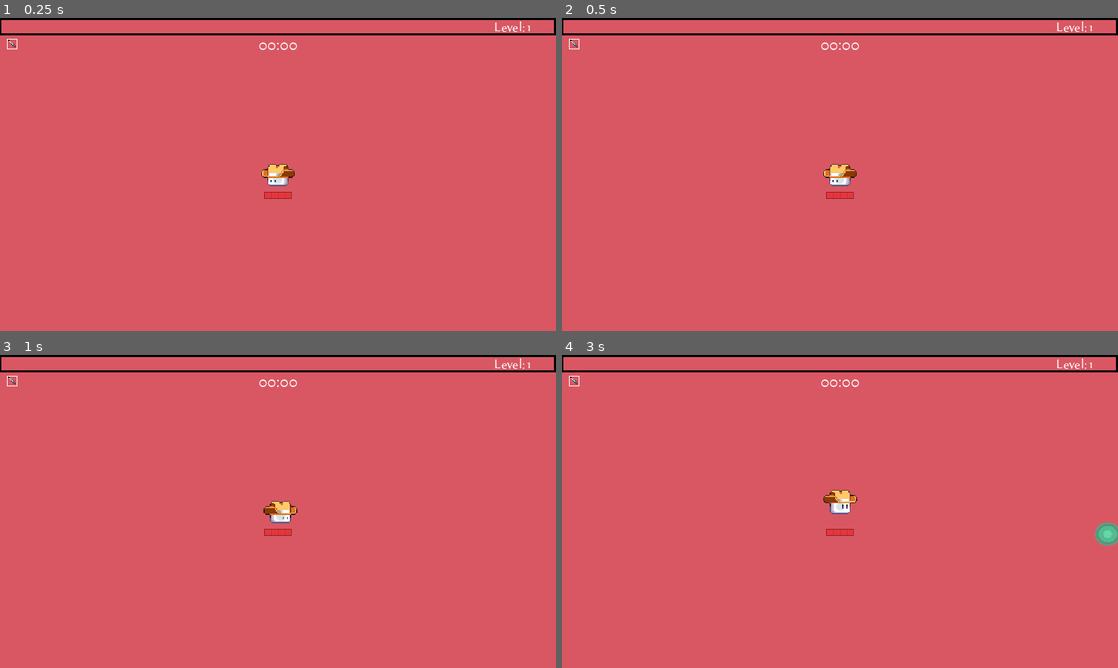
Above: before the commit, frames 1-4 (two rows, left to right).
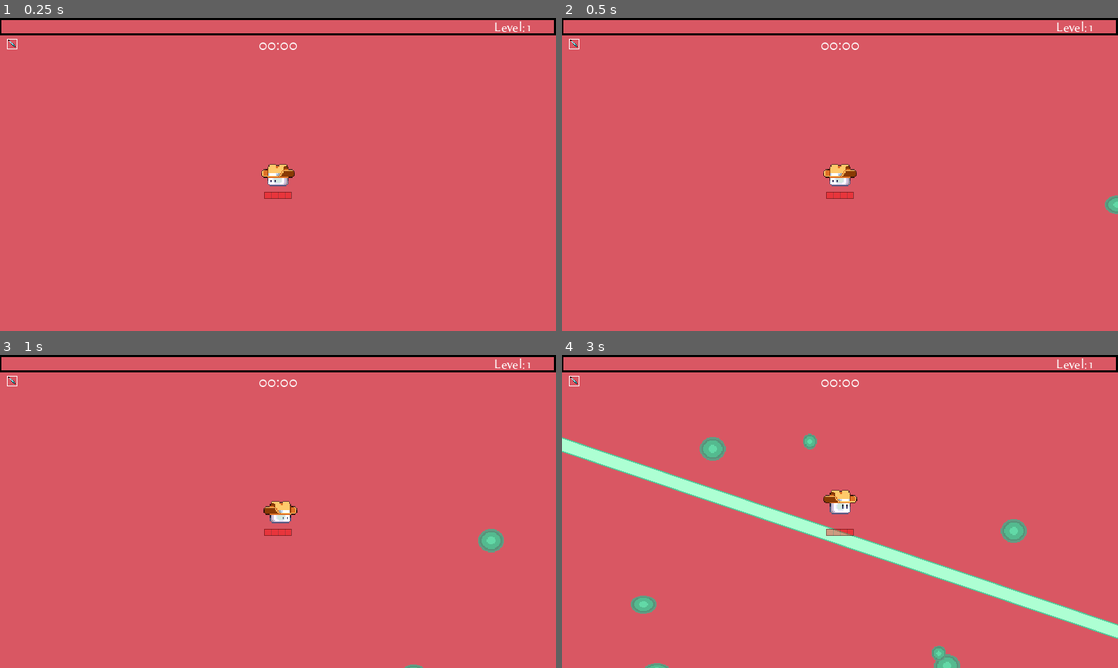
Above: after the commit, the same moments.

Repository: Magnus-Mage/GMTK-2024-Rythm
Game: Godot game, scene res://World2/test_level.tscn
Same seed, same stepped clock (60 frames per second), same inputs: the game is played once before the commit and once after it. This scene is started directly instead of the project's main scene. Sound files missing from this copy of the repository are replaced by a short silence.
Inputs (mouse positions are in pixels of both pictures, inside the frame that each line leads up to):
- Up to frame 1 (0.25 s): no input
- Up to frame 2 (0.5 s): no input
- Up to frame 3 (1 s): tap Enter at 0.5 s; move the mouse to (400, 495) at 0.52 s; press the mouse at (400, 495) at 0.53 s; hold D (right) from 0.53 s (still down)
- Up to frame 4 (3 s): move the mouse to (728, 527) at 1.27 s; release D (right) at 1.28 s; release the mouse at (728, 527) at 1.28 s; hold S (down) 1.28-2.03 s; click (728, 527) at 1.35 s; move the mouse to (895, 442) at 2.02 s; press the mouse at (895, 442) at 2.03 s; hold D (right) 2.03-2.78 s; move the mouse to (812, 574) at 2.77 s; release the mouse at (812, 574) at 2.78 s; hold W (up) from 2.78 s (still down); click (812, 574) at 2.85 s

Frame 1 is identical in both runs. In frame 2, 0.1% of the frame differs, in the area x 97-100%, y 56-63%; in frame 3, 0.3%; in frame 4, 6.2%, in the area x 0-100%, y 25-100%.

Commit message:
Enemy2 upscales when Player levels up

Diff:
--- a/Enemy2/components/enemy.gd
+++ b/Enemy2/components/enemy.gd
@@ -13,19 +13,19 @@
 	Setting "target" variable to null.
 '''
 
-@export_category("External")
-@export var target: Node2D
-
 @export_group("Properties")
 @export var _health := 100
 @export var _speed := 100
 @export var _range: float = 250
 
 @export_group("Nodes")
+@export var _sprite_2d: Sprite2D
 @export var _nav_agent_2d: NavigationAgent2D
 @export var _animation_player: AnimationPlayer
 
 const DECELERATION := 0.2
+
+var _player: MainPlayer
 
 var _direction: Vector2
 var _velocity := Vector2.ZERO
@@ -33,11 +33,14 @@
 
 
 func _ready() -> void:
+	_player = MainPlayer.current
+	_player.connect("level_up", _on_player_level_up)
+
 	connect("body_entered", _on_body_entered)
 	_state_func = _move_to_target
 
 func _physics_process(delta: float) -> void:
-	if not target: return
+	if not _player: return
 
 	_direction = Vector2.ZERO
 	_seek_target()
@@ -58,16 +61,19 @@
 
 func _seek_target() -> void:
 	await get_tree().physics_frame
-	_nav_agent_2d.target_position = target.global_position
+	_nav_agent_2d.target_position = _player.global_position
 
 func _decelerate() -> void:
 	_velocity = _velocity.slerp(Vector2.ZERO, DECELERATION)
 
+func _apply_scaling():
+	 #Adjust the size and hitbox proportionally to the player's level
+	var scale_factor = _sprite_2d.scale.x + (_player.experience_level - 1) * 0.2  # Adjust the multiplier as needed
+	_sprite_2d.scale = Vector2(scale_factor, scale_factor)
+
 # STATE FUNCTIONS
 # Override to give unique abilities
 func _move_to_target() -> void:
-	if not target: return
-
 	if _nav_agent_2d.distance_to_target() > _range:
 		_direction = global_position.direction_to(_nav_agent_2d.get_next_path_position())
 		_velocity = _direction * _speed
@@ -82,6 +88,9 @@
 		_state_func = _move_to_target
 
 # SIGNAL HANDLERS
+func _on_player_level_up(_new_level: int) -> void:
+	_apply_scaling()
+
 func _on_body_entered(body: Node2D) -> void: pass
 	#TODO:
 	# if body is Player / or / if body body.is_in_group("Player")
--- a/Enemy2/laser_enemy.tscn
+++ b/Enemy2/laser_enemy.tscn
@@ -61,10 +61,11 @@
 "RESET": SubResource("Animation_qoh6g")
 }
 
-[node name="LaserEnemy" type="Area2D" node_paths=PackedStringArray("_nav_agent_2d", "_animation_player")]
+[node name="LaserEnemy" type="Area2D" node_paths=PackedStringArray("_sprite_2d", "_nav_agent_2d", "_animation_player")]
 script = ExtResource("1_ahhk3")
 _laser_beam_scene = ExtResource("2_wqi0o")
 _range = 300.0
+_sprite_2d = NodePath("Sprite2D")
 _nav_agent_2d = NodePath("NavigationAgent2D")
 _animation_player = NodePath("AnimationPlayer")
 
--- a/Enemy2/melee_enemy.gd
+++ b/Enemy2/melee_enemy.gd
@@ -9,7 +9,7 @@
 
 
 func _physics_process(delta: float) -> void:
-	if not target: return
+	if not _player: return
 
 	_direction = Vector2.ZERO
 	_seek_target()
--- a/Enemy2/melee_enemy.tscn
+++ b/Enemy2/melee_enemy.tscn
@@ -60,8 +60,9 @@
 "RESET": SubResource("Animation_qoh6g")
 }
 
-[node name="MeleeEnemy" type="Area2D" node_paths=PackedStringArray("_nav_agent_2d", "_animation_player")]
+[node name="MeleeEnemy" type="Area2D" node_paths=PackedStringArray("_sprite_2d", "_nav_agent_2d", "_animation_player")]
 script = ExtResource("1_ecdmv")
+_sprite_2d = NodePath("Sprite2D")
 _nav_agent_2d = NodePath("NavigationAgent2D")
 _animation_player = NodePath("AnimationPlayer")
 
--- a/Enemy2/ranged_enemy.tscn
+++ b/Enemy2/ranged_enemy.tscn
@@ -61,9 +61,10 @@
 "RESET": SubResource("Animation_qoh6g")
 }
 
-[node name="RangedEnemy" type="Area2D" node_paths=PackedStringArray("_nav_agent_2d", "_animation_player")]
+[node name="RangedEnemy" type="Area2D" node_paths=PackedStringArray("_sprite_2d", "_nav_agent_2d", "_animation_player")]
 script = ExtResource("1_f583i")
 _projectile_scene = ExtResource("2_hpaxs")
+_sprite_2d = NodePath("Sprite2D")
 _nav_agent_2d = NodePath("NavigationAgent2D")
 _animation_player = NodePath("AnimationPlayer")
 
--- a/Player/player.gd
+++ b/Player/player.gd
@@ -1,5 +1,8 @@
+class_name MainPlayer
 extends CharacterBody2D
 
+
+static var current: MainPlayer
 
 var movement_speed = 40.0
 var hp = 80
@@ -79,6 +82,10 @@
 signal playerdeath
 # Signal to notify enemies of level change
 signal level_up(new_level)
+
+
+func _enter_tree() -> void:
+	current = self
 
 func _ready():
 	upgrade_character("icespear1")
--- a/Player/player.tscn
+++ b/Player/player.tscn
@@ -27,6 +27,21 @@
 radius = 50.0
 
 [sub_resource type="CircleShape2D" id="CircleShape2D_6vwp8"]
+
+[sub_resource type="Animation" id="Animation_6rdfr"]
+length = 0.001
+tracks/0/type = "value"
+tracks/0/imported = false
+tracks/0/enabled = true
+tracks/0/path = NodePath("Sprite2D:frame")
+tracks/0/interp = 1
+tracks/0/loop_wrap = true
+tracks/0/keys = {
+"times": PackedFloat32Array(0),
+"transitions": PackedFloat32Array(1),
+"update": 1,
+"values": [0]
+}
 
 [sub_resource type="Animation" id="Animation_5c5th"]
 resource_name = "idle"
@@ -45,21 +60,6 @@
 "values": [0, 1, 2, 3, 4]
 }
 
-[sub_resource type="Animation" id="Animation_6rdfr"]
-length = 0.001
-tracks/0/type = "value"
-tracks/0/imported = false
-tracks/0/enabled = true
-tracks/0/path = NodePath("Sprite2D:frame")
-tracks/0/interp = 1
-tracks/0/loop_wrap = true
-tracks/0/keys = {
-"times": PackedFloat32Array(0),
-"transitions": PackedFloat32Array(1),
-"update": 1,
-"values": [0]
-}
-
 [sub_resource type="AnimationLibrary" id="AnimationLibrary_2orcj"]
 _data = {
 "RESET": SubResource("Animation_6rdfr"),
Not shown: 1 places in Player/player.tscn that only renumber resources
